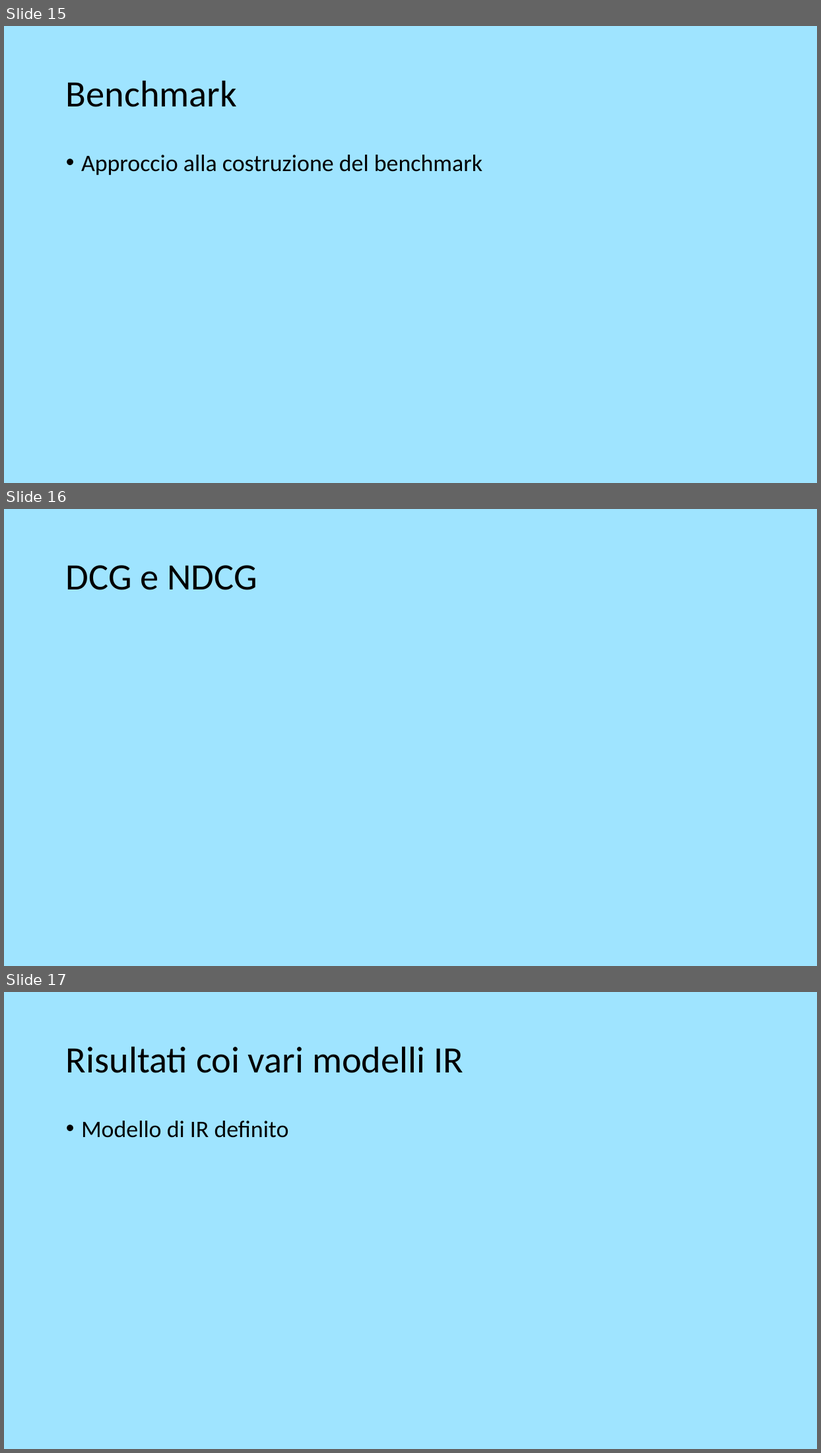
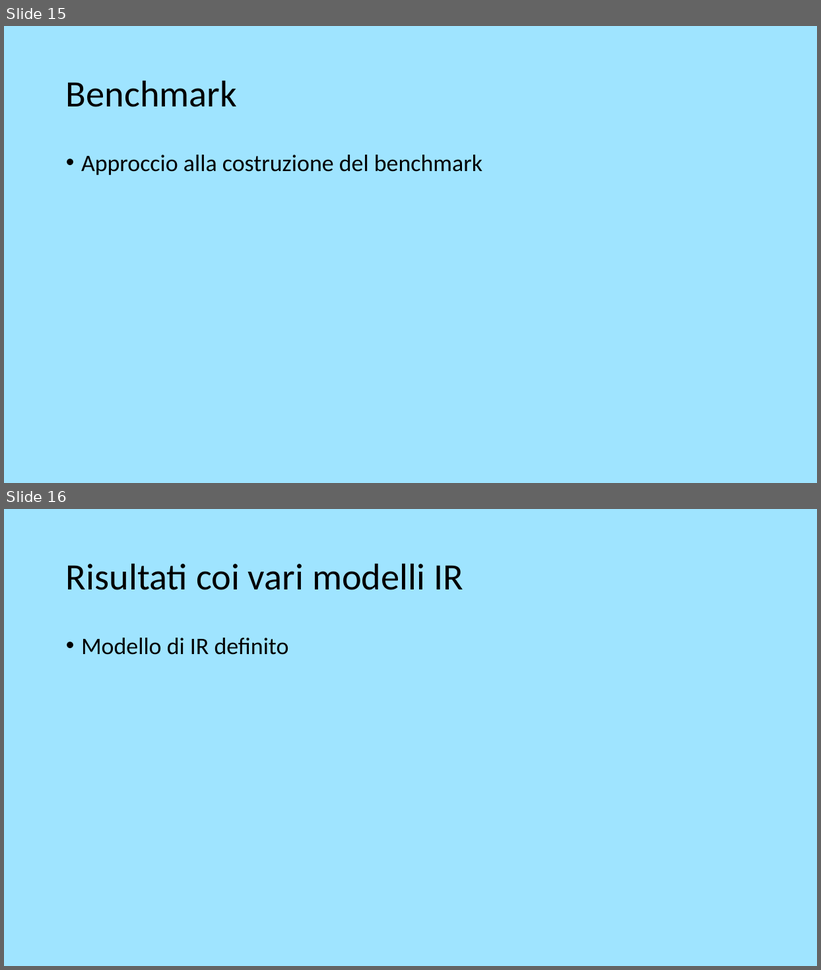
Before and after one commit to theElandor/Progetto3.0, a slide deck: 1PresentazioneGI.odp. Shown one above the other, each under a label of ours: slides 15, 16 and 17 before the commit, slides 15 and 16 after it. The pictures are 821x1453 and 821x970 pixels, drawn with LibreOffice and Linux fonts; fonts in the diff are those of the drawing. Boxes give left, top, right and bottom in pixels: in the first picture for what was removed or moved away, otherwise in the second. Text is boxed around its words. In the diff, an @@ line names an element or a change of style, - is before the commit and + after.

```diff
--- a/1PresentazioneGI.odp
+++ b/1PresentazioneGI.odp
@@ slide 16 removed at box(4, 509, 817, 966), background #9FE4FF @@
@@ title removed at box(66, 565, 257, 590) @@
-DCG e NDCG
@@ what was slide 17 is now slide 16 @@
```
Also in this commit, not shown: 1 slide changed, 11 slides added, 13 other slides removed, 13 other files.
